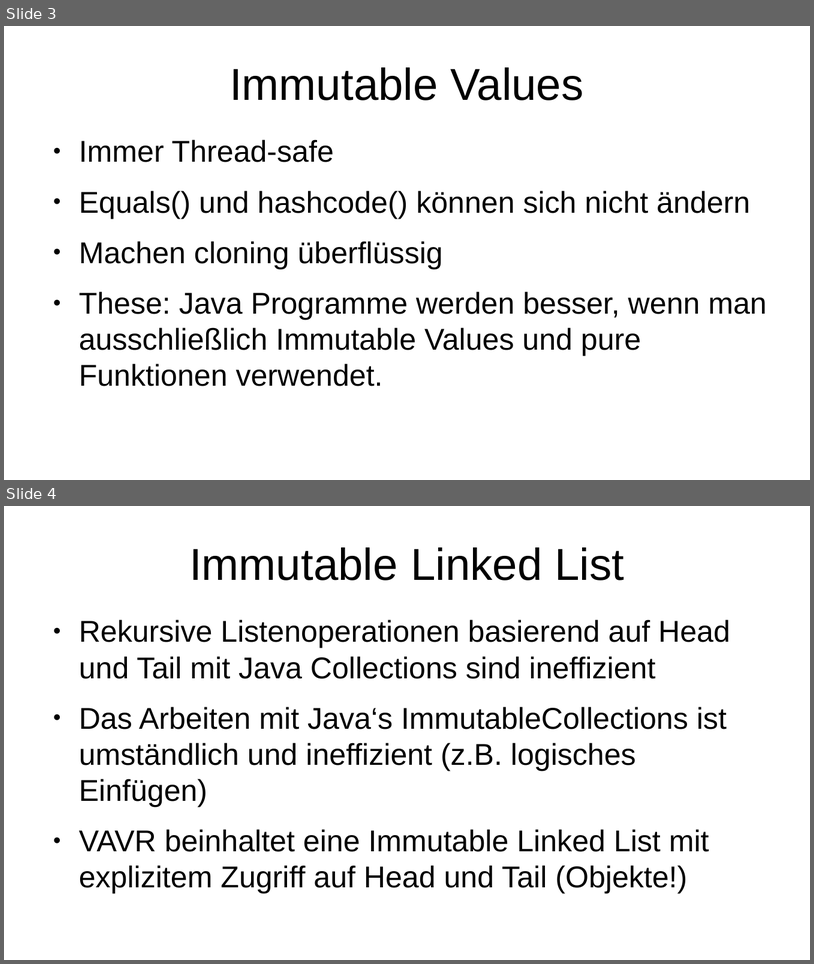
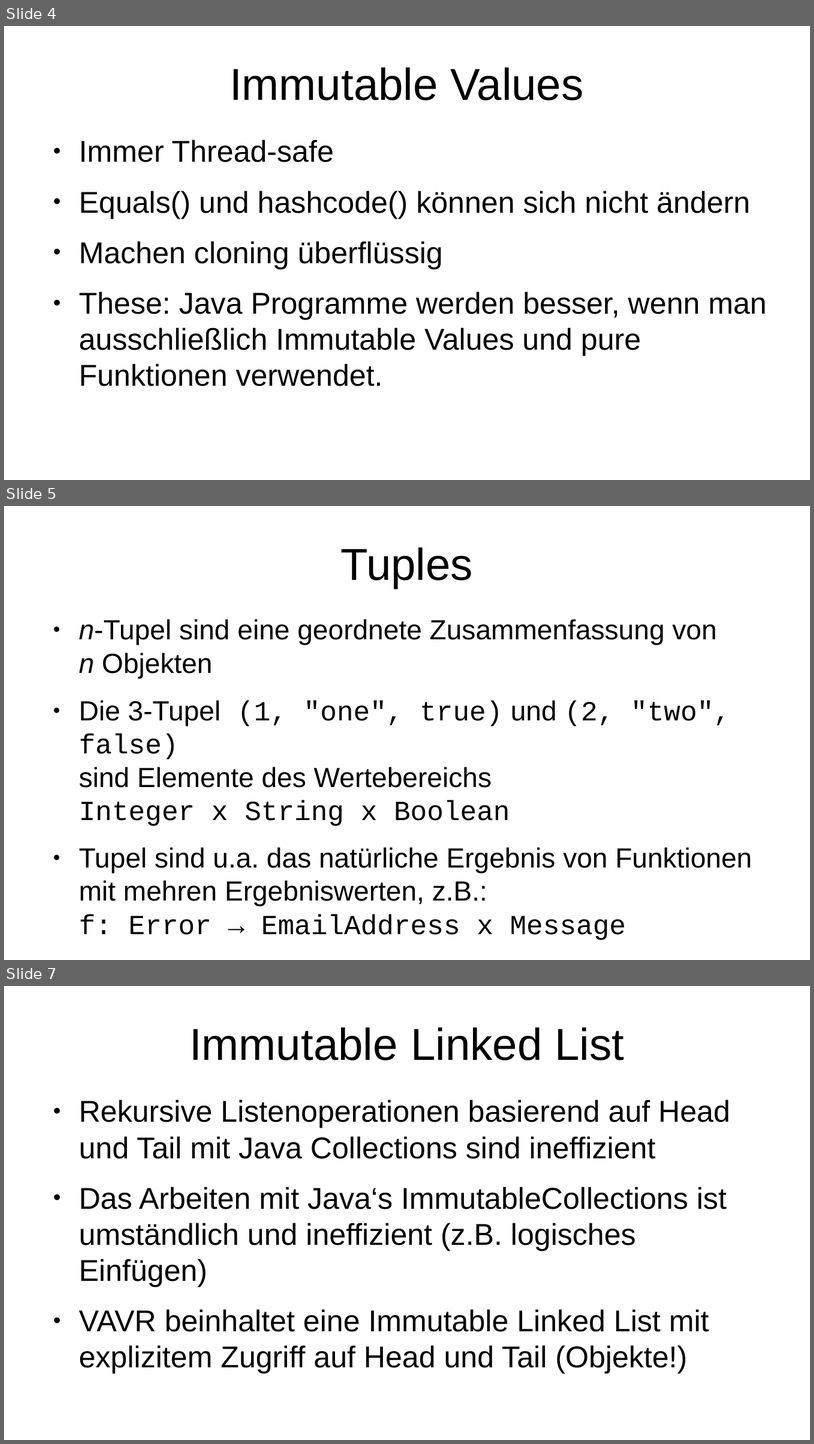
Before and after one commit to p3et/vavr-demo, a slide deck: coffee talk.odp. Shown one above the other, each under a label of ours: slides 3 and 4 before the commit, slides 4, 5 and 7 after it; the slides between them are not shown. The pictures are 814x964 and 814x1444 pixels, drawn with LibreOffice and Linux fonts; fonts in the diff are those of the drawing. Boxes give left, top, right and bottom in pixels: in the first picture for what was removed or moved away, otherwise in the second. Text is boxed around its words. In the diff, an @@ line names an element or a change of style, - is before the commit and + after.

Commit message:
tuples

```diff
--- a/coffee talk.odp
+++ b/coffee talk.odp
@@ slide 5 added at bbox=[4, 506, 810, 960], background #FFFFFF @@
@@ title added at bbox=[341, 547, 473, 588], 44 pt, text #000000 @@
+Tuples
@@ text added at bbox=[79, 619, 752, 940], 27.2 pt, text #000000 @@
+● n-Tupel sind eine geordnete Zusammenfassung von
+  n Objekten
+● Die 3-Tupel (1, "one", true) und (2, "two", false)
+  sind Elemente des Wertebereichs
+  Integer x String x Boolean
+● Tupel sind u.a. das natürliche Ergebnis von Funktionen mit mehren Ergebniswerten, z.B.:
+  f: Error → EmailAddress x Message
@@ what was slide 3 is now slide 4 @@
@@ what was slide 4 is now slide 7 @@
```
Also in this commit, not shown: 4 other slides added, 1 slide removed, 2 other files.
